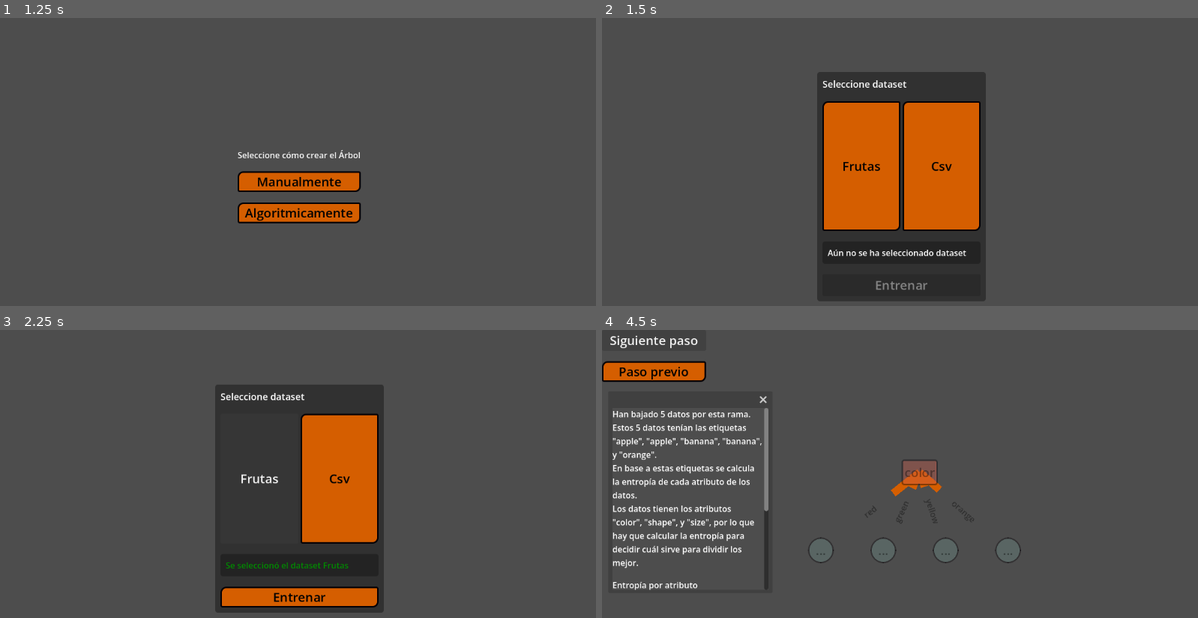
Above: before the commit, frames 1-4 (two rows, left to right).
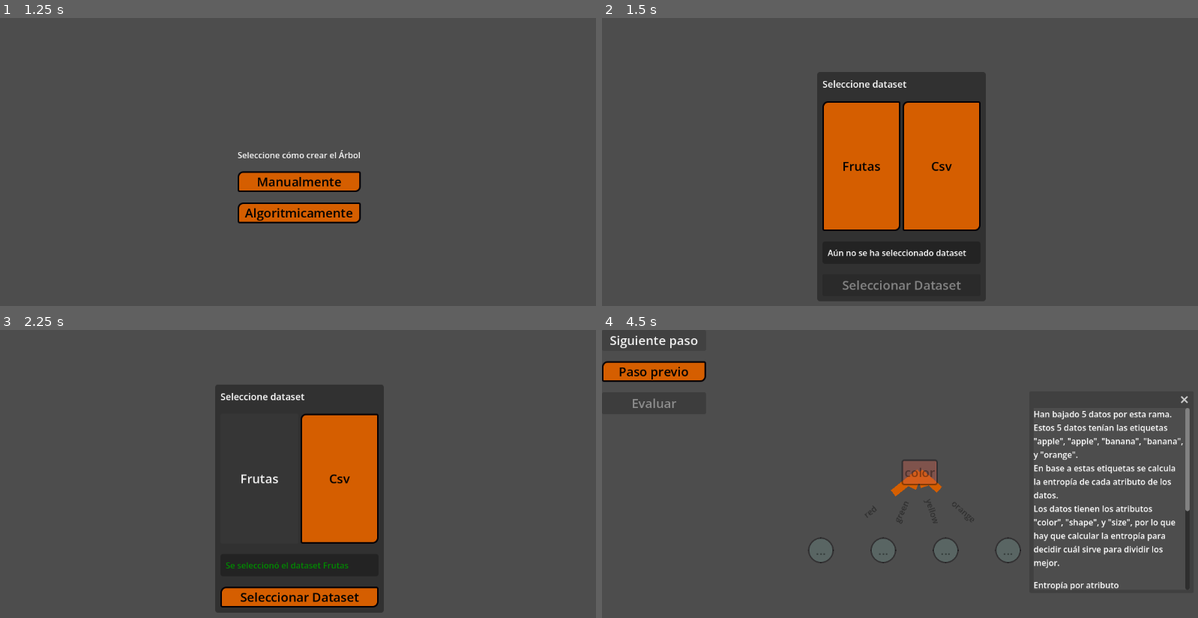
Above: after the commit, the same moments.

Repository: HectorAldao/visualizing_machine_learning
Game: Godot game, scene res://scenes/menus/main_menu.tscn
Same seed, same stepped clock (60 frames per second), same inputs: the game is played once before the commit and once after it.
Inputs:
- Up to frame 1 (1.25 s): click "Decision Tree" at 0.5 s
- Up to frame 2 (1.5 s): click "Algoritmicamente" at 1.25 s
- Up to frame 3 (2.25 s): click "Frutas" at 2 s
- Up to frame 4 (4.5 s): click "Entrenar" (after the commit: "Seleccionar Dataset") at 2.75 s; click "Paso previo" at 3.5 s; click "Siguiente paso" at 4.25 s

Frame 1 is identical in both runs. In frame 2, 0.3% of the frame differs, in the area x 40-61%, y 91-95%; in frame 3, 0.4%; in frame 4, 6.5%, in the area x 1-99%, y 22-91%.

Commit message:
feat: data that drops on evaluation mode

Diff:
--- a/godot_project/scenes/charts/bars_chart/bars_chart.gd
+++ b/godot_project/scenes/charts/bars_chart/bars_chart.gd
@@ -2,8 +2,8 @@
 
 @export var scale_mult: float = 100.0
 
-var data_to_plot: Dictionary[String, float]
-var title_text: String
+var data_to_plot: Dictionary[String, float] = {}
+var title_text: String = ""
 
 
 # Called when the node enters the scene tree for the first time.
@@ -36,3 +36,7 @@
 	new_barschart.title_text = title_txt
 	new_barschart.data_to_plot = data_dict
 	return new_barschart
+
+#func _init(new_title: String = "", new_data: Dictionary[String, float] = {}) -> void:
+#	title_text = new_title
+#	data_to_plot = new_data
--- a/godot_project/scenes/controllers/controller_dtree/controller_dtree.gd
+++ b/godot_project/scenes/controllers/controller_dtree/controller_dtree.gd
@@ -15,11 +15,15 @@
 var mode: String = "manual"
 
 # For automatic mode
-var algorithm:              AlgorithmDTree
-var panel_algorithm_dtree:  Control
-var next_step_button:       Button
-var previous_step_button:   Button
-var detail_button:          Button
+var has_train_started: bool = false
+var algorithm:               AlgorithmDTree
+var panel_algorithm_dtree:   Control
+var panel_dataset_selection: Control
+var next_step_button:        Button
+var previous_step_button:    Button
+var evaluate_button:         Button
+var detail_button:           Button
+var drop_button:             Button
 var data: Array[Dictionary]
 var attributes: Array[String]
 
@@ -129,55 +133,71 @@
 
 func _setup_automatic_mode() -> void:
 
+	#panel_dataset_selection = get_parent().get_node("PanelDatasetSelection")  #debug
+	panel_dataset_selection = view.get_node("PanelDatasetSelection")
+
 	# Add UI for automatic mode
 	panel_algorithm_dtree = preload(panel_algorithm_dtree_scene).instantiate()
 	view.add_child(panel_algorithm_dtree)
 	panel_algorithm_dtree.set_anchors_preset(Control.PRESET_TOP_LEFT)
 
-	next_step_button = panel_algorithm_dtree.get_node("VBoxContainer/NextButton")
+	next_step_button     = panel_algorithm_dtree.get_node("VBoxContainer/NextButton")
 	previous_step_button = panel_algorithm_dtree.get_node("VBoxContainer/PrevButton")
-	detail_button = panel_algorithm_dtree.get_node("VBoxContainer/DetailButton")
+	evaluate_button      = panel_algorithm_dtree.get_node("VBoxContainer/EvaluateButton")
+	detail_button        = panel_algorithm_dtree.get_node("VBoxContainer/DetailButton")
+	drop_button          = panel_algorithm_dtree.get_node("VBoxContainer/DropButton")
 
 	next_step_button.pressed.connect(_on_step_button_pressed)
 	previous_step_button.pressed.connect(_on_previous_step_button_pressed)
-	if not SignalsObserver.dataset_selected.is_connected(_on_start_training_pressed):
-		SignalsObserver.dataset_selected.connect(_on_start_training_pressed)
+	evaluate_button.pressed.connect(_on_evaluate_button_pressed)
+	if not SignalsObserver.dataset_selected.is_connected(_on_dataset_selected_pressed):
+		SignalsObserver.dataset_selected.connect(_on_dataset_selected_pressed)
 	detail_button.pressed.connect(_on_detail_button_pressed)
-
-	next_step_button.      visible = false
-	previous_step_button.  visible = false
-	detail_button.         visible = false
+	drop_button.pressed.connect(_on_drop_button_pressed)
+
+	next_step_button.     visible = false
+	previous_step_button. visible = false
+	evaluate_button.      visible = false
+	detail_button.        visible = false
+	drop_button.          visible = false
 
 	if algorithm:
 
 		algorithm. add_node_requested           .connect(_on_algorithm_add_node_requested)
 
-		#algorithm. step_start                   .connect(_on_algorithm_step)
-		#algorithm. step_calculating_info_gain   .connect(_on_algorithm_step_entropy)
-		#algorithm. step_calculating_gain        .connect(_on_algorithm_step_gain)
-		#algorithm. step_best_attribute_selected .connect(_on_algorithm_step_best_attr)
-		#algorithm. step_creating_node           .connect(_on_algorithm_step_node)
-		#algorithm. step_creating_branch         .connect(_on_algorithm_step_branch)
-		#algorithm. step_all_same_class          .connect(_on_algorithm_all_same_class)
-		#algorithm. step_no_attributes_left      .connect(_on_algorithm_no_atributes_left)
 		algorithm. algorithm_completed          .connect(_on_algorithm_completed)
 
 		next_step.connect(algorithm.next_step)
 		previous_step.connect(algorithm.previous_step)
 
 
-func _on_start_training_pressed(datast: Array[Dictionary], attrs: Array[String]) -> void:
-
-	data = datast
-	attributes = attrs
-
-	if algorithm:
-		var  list_of_diferences = data[0].keys().filter(func(element): return not attributes.has(element))
-		algorithm.label_column = list_of_diferences[0] #if not list_of_diferences.is_empty() else "class"  #debug
-		algorithm.start_training(data, attributes, dtree)
-
-		next_step_button.visible = true
-		previous_step_button.visible = true
+func _on_dataset_selected_pressed(datast: Array[Dictionary], attrs: Array[String]) -> void:
+
+	if not has_train_started:
+		has_train_started = true
+		data = datast
+		attributes = attrs
+
+		if algorithm:
+			var  list_of_diferences = data[0].keys().filter(func(element): return not attributes.has(element))
+			algorithm.label_column = list_of_diferences[0]
+			algorithm.start_training(data, attributes, dtree)
+
+			next_step_button.visible = true
+			previous_step_button.visible = true
+			evaluate_button.visible = true
+			evaluate_button.disabled = true
+
+	else:
+
+		drop_button.visible = true
+		SignalsObserver.start_evaluation.emit(datast)
+
+		#next_step_button.        visible = false
+		#previous_step_button.    visible = false
+		#evaluate_button.         visible = false
+
+
 
 
 func _create_root_for_algorithm(attribute: String, label: String, is_leaf: bool, info_value: String) -> int:
@@ -300,52 +320,32 @@
 	previous_step.emit()
 	if next_step_button:
 		next_step_button.disabled = false
+		evaluate_button.disabled = true
+
+func _on_evaluate_button_pressed() -> void:
+
+	next_step_button.     visible = false
+	previous_step_button. visible = false
+	evaluate_button.      visible = false
+
+	# Here is where there must be a signal "evaluate"
+	panel_dataset_selection. visible = true
+
 
 func _on_detail_button_pressed() -> void:
 	detail.emit()
 
 
-# Algorithm signal handlers
-
-#func _on_algorithm_step(step_type: String, step_data: Dictionary) -> void:
-	#print("Step: ", step_type, " - ", step_data)
-#
-#
-#func _on_algorithm_step_entropy(data_size: int, labels: Array) -> void:
-	#print("Calculating entropy for ", data_size, " samples with labels: ", labels)
-#
-#
-#func _on_algorithm_step_gain(attribute: String, gain: float) -> void:
-	#print("Gain for ", attribute, ": ", gain)
-#
-#
-#func _on_algorithm_step_best_attr(attribute: String, gain: float) -> void:
-	#print("Best attribute selected: ", attribute, " with gain: ", gain)
-	#node_creation_case = "default"
-#
-#
-#func _on_algorithm_step_node(node_type: String, attribute: String, label: String) -> void:
-	#print("Creating node - Type: ", node_type, ", Attr: ", attribute, ", Label: ", label)
-#
-#
-#func _on_algorithm_step_branch(parent_attr: String, branch_value, _is_leaf: bool) -> void:
-	#print("Creating branch from ", parent_attr, " with value ", branch_value)
-#
-#
-#func _on_algorithm_all_same_class(label) -> void:
-	#print("All same class: ", label)
-	#node_creation_case = "all_same_class"
-#
-#
-#func _on_algorithm_no_atributes_left(mayority) -> void:
-	#print("No atributes left, the mayority label is ", mayority )
-	#node_creation_case = "no_atributes_left"
+func _on_drop_button_pressed() -> void:
+	SignalsObserver.drop_data.emit()
 
 
 func _on_algorithm_completed() -> void:
 	print("Algorithm completed!")
 	if next_step_button:
 		next_step_button.disabled = true
+	if evaluate_button:
+		evaluate_button.disabled = false
 
 
 
--- a/godot_project/scenes/interface/panel_algorithm_dtree/panel_algorithm_dtree.tscn
+++ b/godot_project/scenes/interface/panel_algorithm_dtree/panel_algorithm_dtree.tscn
@@ -33,6 +33,15 @@
 layout_mode = 2
 text = "Paso previo"
 
+[node name="EvaluateButton" type="Button" parent="VBoxContainer" unique_id=1520567694]
+layout_mode = 2
+text = "Evaluar"
+
 [node name="DetailButton" type="Button" parent="VBoxContainer" unique_id=847161373]
+visible = false
 layout_mode = 2
 text = "Detalle"
+
+[node name="DropButton" type="Button" parent="VBoxContainer" unique_id=2102733342]
+layout_mode = 2
+text = "Dropear dato"
--- a/godot_project/scenes/interface/panel_dataset_selection/panel_dataset_selection.tscn
+++ b/godot_project/scenes/interface/panel_dataset_selection/panel_dataset_selection.tscn
@@ -52,4 +52,4 @@
 
 [node name="Button" type="Button" parent="VBoxContainer" unique_id=1479662911]
 layout_mode = 2
-text = "Entrenar"
+text = "Seleccionar Dataset"
--- a/godot_project/scenes/objects/dtree/algorithm_dtree/algorithm_dtree.gd
+++ b/godot_project/scenes/objects/dtree/algorithm_dtree/algorithm_dtree.gd
@@ -42,6 +42,12 @@
 var last_created_node_id: int = -1
 
 var label_column: String
+
+
+func _ready() -> void:
+	SignalsObserver.start_evaluation.connect(_evaluate_dtree)
+	#SignalsObserver.drop_data.connect()
+
 
 # Buttons related functions #
 
@@ -432,3 +438,22 @@
 			var bv = context.get("branch_value", null)
 			if branch_to_id.has(bv):
 				context["node_id"] = branch_to_id[bv]
+
+
+
+# ---------------- Evaluation ---------------- #
+
+
+func _evaluate_dtree(dataset_to_evaluate: Array[Dictionary]) -> void:
+
+	var array_of_evaldatas: Array[EvalData]
+	for d in dataset_to_evaluate:
+		array_of_evaldatas.append(EvalData.newone(d))
+
+	var current_scene: Node = get_tree().current_scene
+	current_scene.add_child(EvalDataContainer.newone(dtree_ref, array_of_evaldatas))
+
+
+	#for n in dataset_to_evaluate.size():
+	#	pass
+	#pass
--- a/godot_project/scenes/objects/dtree/algorithm_dtree/dnode_logical/dnode_logical.gd
+++ b/godot_project/scenes/objects/dtree/algorithm_dtree/dnode_logical/dnode_logical.gd
@@ -15,5 +15,5 @@
 	is_leaf = p_is_leaf
 	label = p_label
 
-func add_child(value, node: DNodeLogical) -> void:
-	children[value] = node
+#func aaaadd_child_node(value, node: DNodeLogical) -> void:
+#	children[value] = node
--- /dev/null
+++ b/godot_project/scenes/objects/dtree/eval_data/eval_data.gd
@@ -0,0 +1,10 @@
+class_name EvalData extends Node2D
+
+
+var data_dict: Dictionary
+
+
+static func newone(data_dictionary: Dictionary) -> EvalData:
+	var evaldata: EvalData = preload(Constants.SCENES.eval_data).instantiate()
+	evaldata.data_dict = data_dictionary
+	return evaldata
--- /dev/null
+++ b/godot_project/scenes/objects/dtree/eval_data/eval_data.tscn
@@ -0,0 +1,12 @@
+[gd_scene format=3 uid="uid://dlu0e0xckfe3q"]
+
+[ext_resource type="Script" uid="uid://cjbl4pyvs0ue6" path="res://scenes/objects/dtree/eval_data/eval_data.gd" id="1_qmg37"]
+
+[node name="EvalData" type="Node2D" unique_id=603986633]
+script = ExtResource("1_qmg37")
+
+[node name="ColorRect" type="ColorRect" parent="." unique_id=197037007]
+offset_right = 40.0
+offset_bottom = 40.0
+scale = Vector2(0.4, 0.4)
+color = Color(0.32880318, 0.59380704, 0.34053984, 1)
--- /dev/null
+++ b/godot_project/scenes/objects/dtree/eval_data_container/eval_data_container.gd
@@ -0,0 +1,117 @@
+class_name EvalDataContainer extends Node2D
+
+
+#var dtree: DTreeLogical
+var data: Array[EvalData]
+var nodes: Dictionary[int, Dictionary]  # keys() = "position", "attribute", "label", "branch"
+
+const DROP_TWEEN_DURATION: float = 0.35
+
+
+#func _init(new_dtree: DTreeLogical = null, new_data: Array[EvalData] = []) -> void:
+#	data = new_data
+#	if new_dtree == null:
+#		return
+#
+#	var dtree_nodes: Dictionary = new_dtree.nodes_dict
+#	for n in dtree_nodes:
+#		var dnode: DNode = dtree_nodes[n]
+#		nodes[n] = {
+#			"position": dnode.position,
+#			"depth": dnode.depth,
+#			"attribute": dnode.attribute,
+#			"label": dnode.label,
+#			"branch": dnode.branch_value,
+#			"parent_id": dnode.parent_id
+#		}
+
+func _ready() -> void:
+	SignalsObserver.drop_data.connect(_drop_one_data)
+
+
+static func newone(new_dtree: DTreeLogical, new_data: Array[EvalData]) -> EvalDataContainer:
+
+	var evaldatacontainer: EvalDataContainer = preload(Constants.SCENES.eval_data_container).instantiate()
+	#evaldatacontainer.dtree = new_dtree
+	evaldatacontainer.data = new_data
+
+	var dtree_nodes: Dictionary = new_dtree.nodes_dict
+	for n in dtree_nodes:
+		var dnode: DNode = dtree_nodes[n]
+		evaldatacontainer.nodes[n] = {
+			"position": dnode.position,
+			"depth": dnode.depth,
+			"attribute": dnode.attribute,
+			"label": dnode.label,
+			"branch": dnode.branch_value,
+			"parent_id": dnode.parent_id
+		}
+
+	return evaldatacontainer
+
+
+func _drop_one_data() -> void:
+
+	# If all the data was droped, inform and do nothing
+	if data.is_empty():
+		SignalsObserver.all_data_droped.emit()
+		return
+
+	# Get a data do drop and add it to the scene as child
+	var evaldata: EvalData = data.pop_front()
+	add_child(evaldata)
+
+	if evaldata == null:
+		return
+	if nodes.is_empty():
+		return
+
+
+	# Check if there is root
+	var root_id: int = -1
+	for node_id in nodes.keys():
+		var node_info: Dictionary = nodes[node_id]
+		if int(node_info.get("depth", 0)) == 0:
+			root_id = int(node_id)
+			break
+
+	if root_id == -1:
+		return
+
+	# Explore the tree to determine the path
+	var current_node_id: int = root_id
+	while true:
+		if not nodes.has(current_node_id):
+			return
+
+		var current_node: Dictionary = nodes[current_node_id]
+		var current_position: Vector2 = current_node.get("position", evaldata.position)
+		var tween := create_tween()
+		tween.tween_property(evaldata, "position", current_position, DROP_TWEEN_DURATION) \
+			.set_trans(Tween.TRANS_SINE) \
+			.set_ease(Tween.EASE_IN_OUT)
+		await tween.finished
+
+		var node_label: String = str(current_node.get("label", ""))
+		if node_label != "":
+			return
+
+		var node_attribute: String = str(current_node.get("attribute", ""))
+		if node_attribute == "" or not evaldata.data_dict.has(node_attribute):
+			return
+
+		var desired_branch_value = evaldata.data_dict[node_attribute]
+		var next_node_id: int = -1
+
+		for candidate_id in nodes.keys():
+			var candidate_node: Dictionary = nodes[candidate_id]
+			if int(candidate_node.get("parent_id", -1)) != current_node_id:
+				continue
+			if candidate_node.get("branch", null) == desired_branch_value:
+				next_node_id = int(candidate_id)
+				break
+
+		if next_node_id == -1:
+			return
+
+		current_node_id = next_node_id
--- /dev/null
+++ b/godot_project/scenes/objects/dtree/eval_data_container/eval_data_container.tscn
@@ -0,0 +1,6 @@
+[gd_scene format=3 uid="uid://dli7f1or8hqm6"]
+
+[ext_resource type="Script" uid="uid://bqp25yafo2nts" path="res://scenes/objects/dtree/eval_data_container/eval_data_container.gd" id="1_qvin8"]
+
+[node name="EvalDataContainer" type="Node2D" unique_id=243254374]
+script = ExtResource("1_qvin8")
--- a/godot_project/scenes/views/dtree_view/dtree_view.gd
+++ b/godot_project/scenes/views/dtree_view/dtree_view.gd
@@ -44,7 +44,7 @@
 	window.                visible = false
 	dataset_selection.     visible = false
 
-	window.position.x = 20
+	window.position.x = 830
 	window.position.y = 150
 
 
--- a/godot_project/scenes/views/dtree_view/dtree_view.tscn
+++ b/godot_project/scenes/views/dtree_view/dtree_view.tscn
@@ -102,3 +102,4 @@
 [node name="ControllerDTree" parent="." unique_id=387693380 instance=ExtResource("5_pxc03")]
 
 [node name="Window" parent="." unique_id=734547246 instance=ExtResource("6_txrwr")]
+position = Vector2i(835, 200)
--- a/godot_project/scripts/constants.gd
+++ b/godot_project/scripts/constants.gd
@@ -10,7 +10,9 @@
 	"conection": "uid://bvm44kn2u2552",
 	"conection_container": "uid://ci7giiq21giw1",
 	"dnode": "uid://b54b7e4e3ojl8",
-	"barschart": "uid://pycmc75uwvq0"
+	"barschart": "uid://pycmc75uwvq0",
+	"eval_data": "uid://dlu0e0xckfe3q",
+	"eval_data_container": "uid://dli7f1or8hqm6"
 	}
 
 const THEMES: Dictionary[String, String] = {
--- a/godot_project/scripts/signals_observer.gd
+++ b/godot_project/scripts/signals_observer.gd
@@ -3,7 +3,18 @@
 
 # Signals
 
+@warning_ignore_start("unused_signal")
+
 signal dataset_selected(data:Array[Dictionary], attrs: Array[String])
+
+signal start_evaluation(data:Array[Dictionary])
+
+signal drop_data()
+
+signal all_data_droped()
+
+
+@warning_ignore_restore("unused_signal")
 
 
 # Variables
Not shown, added: godot_project/scenes/objects/dtree/eval_data/eval_data.gd.uid
Not shown, added: godot_project/scenes/objects/dtree/eval_data_container/eval_data_container.gd.uid
Not shown, changed: docs/index.pck
